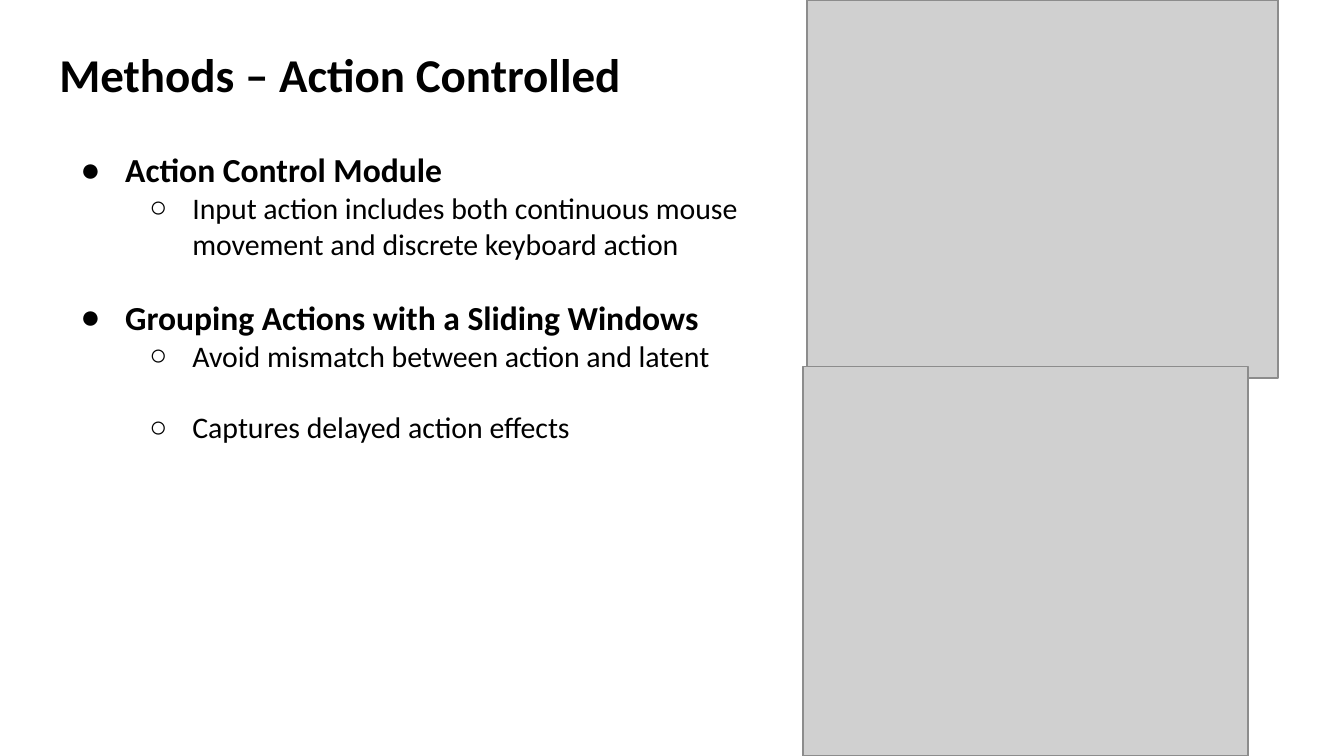
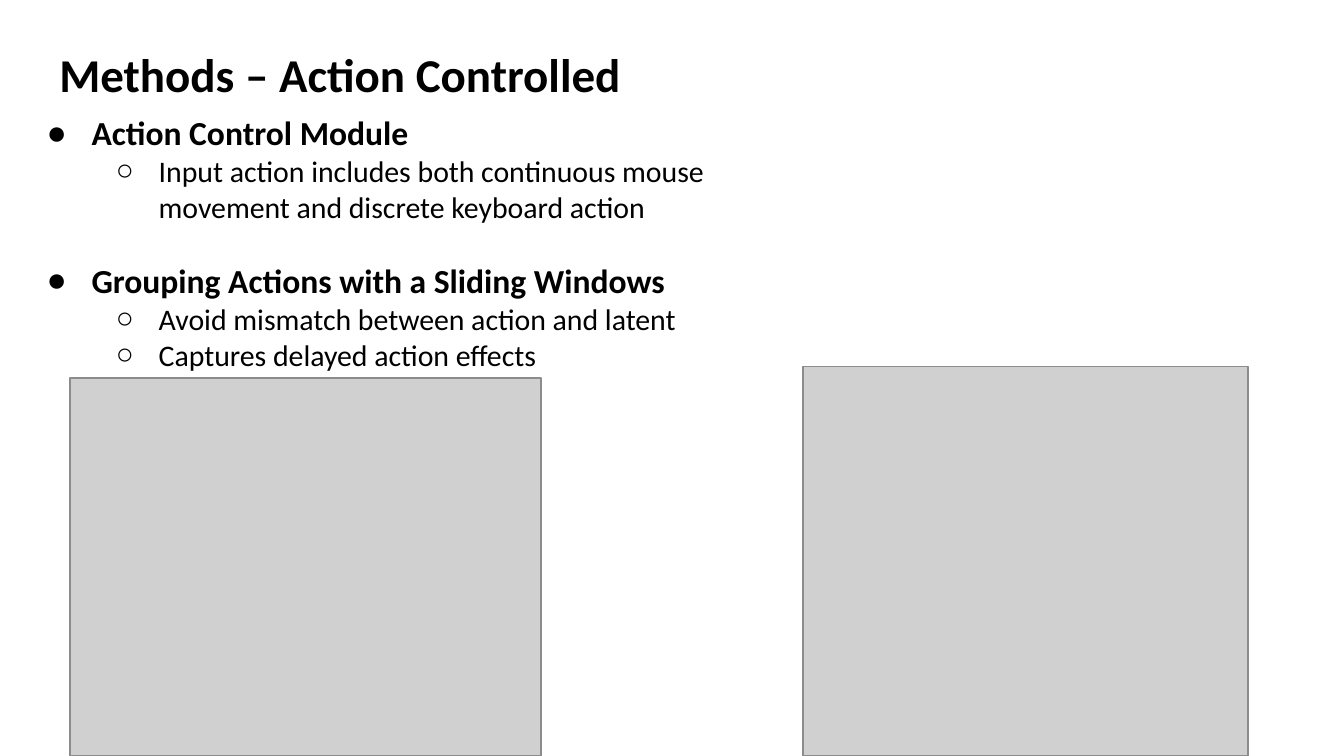
Before and after one commit to Lukelaitw/2025-VLL-undergraduate-research, a slide deck: slide 8 of summary/VLL_Summary.pptx. Drawn at 1344x756 pixels with LibreOffice and Linux fonts; fonts in the diff are those of the drawing; grey boxes stand for pictures. Boxes give left, top, right and bottom in pixels: in the first picture for what was removed or moved away, otherwise in the second. Text is boxed around its words. In the diff, an @@ line names an element or a change of style, - is before the commit and + after.

```diff
--- a/summary/VLL_Summary.pptx
+++ b/summary/VLL_Summary.pptx
@@ text "Action Control Module" rewrapped from [125,158,738,443] to [92,121,704,371] @@
@@ picture: place and size @@
-picture at [806,0,1277,378]
+picture at [70,378,540,755]
```
Also in this commit, not shown: 5 other slides changed, 2 other files.
